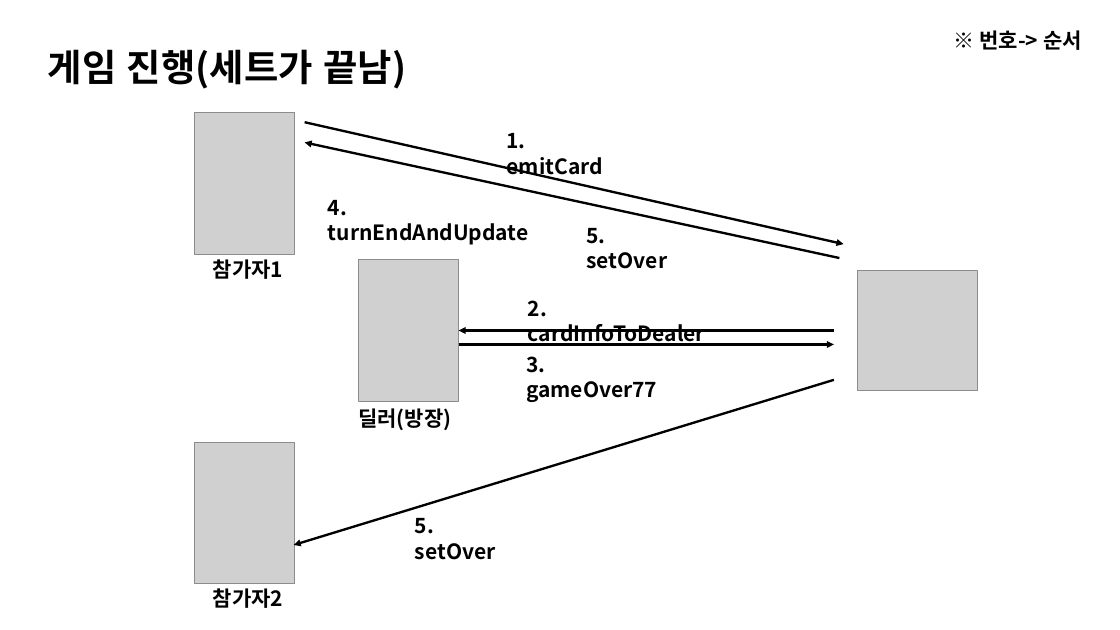
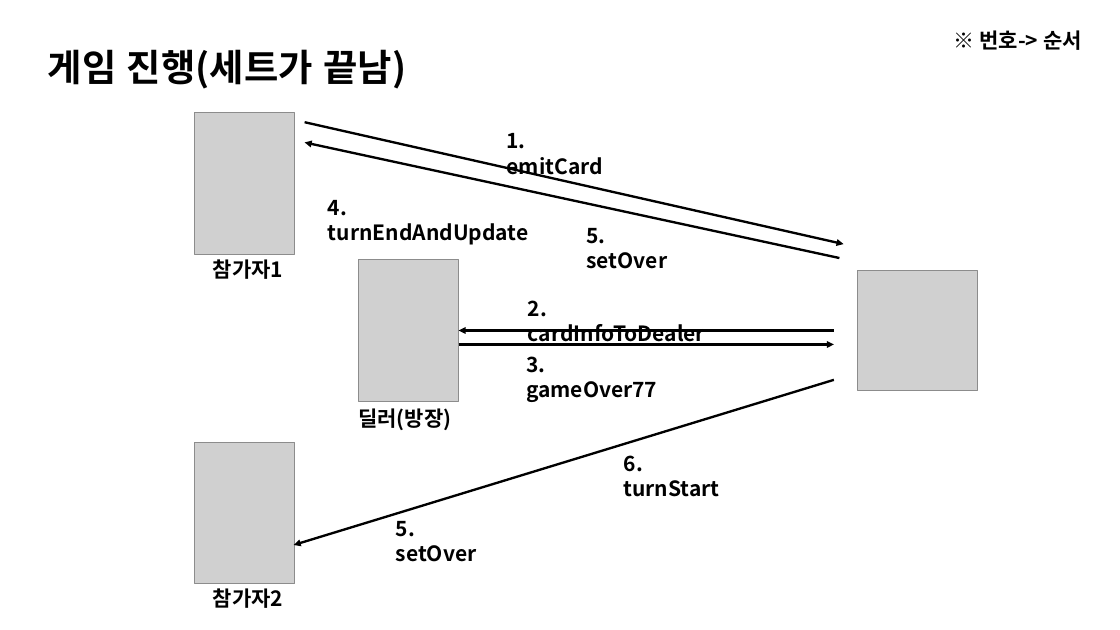
Before and after one commit to Crazy0416/Robo77API, a slide deck: slide 4 of docs/socketEventPhotoInfo.pptx. Drawn at 1120x630 pixels with LibreOffice and Linux fonts; fonts in the diff are those of the drawing; grey boxes stand for pictures. Boxes give left, top, right and bottom in pixels: in the first picture for what was removed or moved away, otherwise in the second. Text is boxed around its words. In the diff, an @@ line names an element or a change of style, - is before the commit and + after.

```diff
--- a/docs/socketEventPhotoInfo.pptx
+++ b/docs/socketEventPhotoInfo.pptx
@@ text added at (624, 455, 720, 497), 18 pt, text #000000, bold @@
+6. turnStart
@@ text "5. setOver": place and size @@
-text "5. setOver" at (415, 518, 496, 560)
+text "5. setOver" at (396, 521, 477, 562)
```
Also in this commit, not shown: 1 other file.
